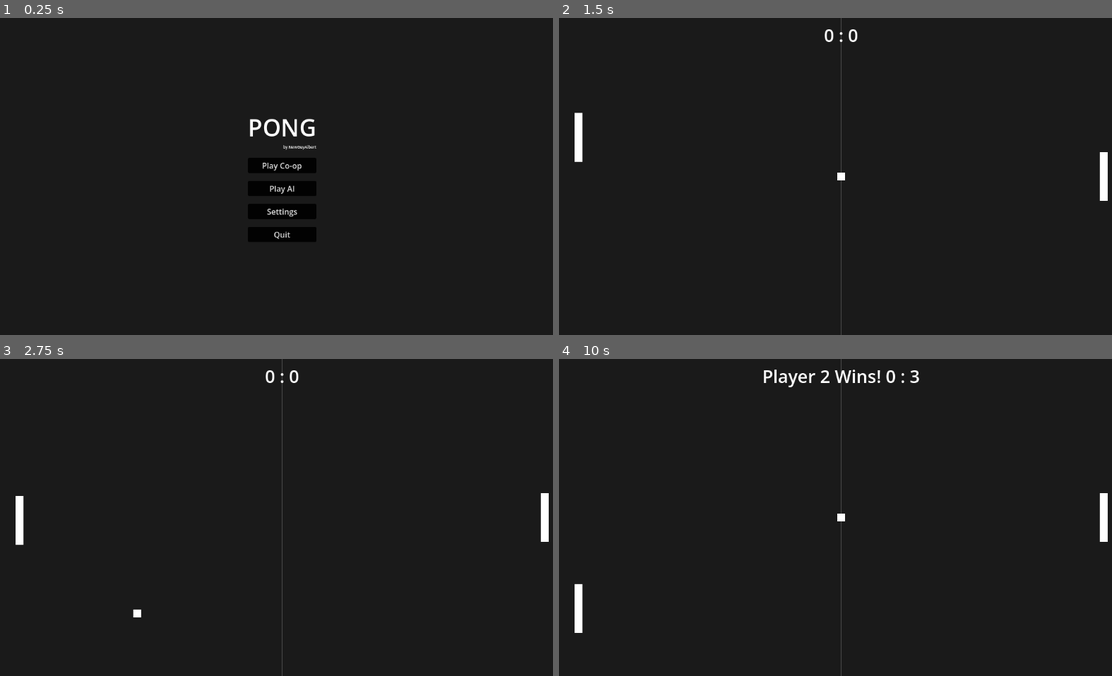
Above: before the commit, frames 1-4 (two rows, left to right).
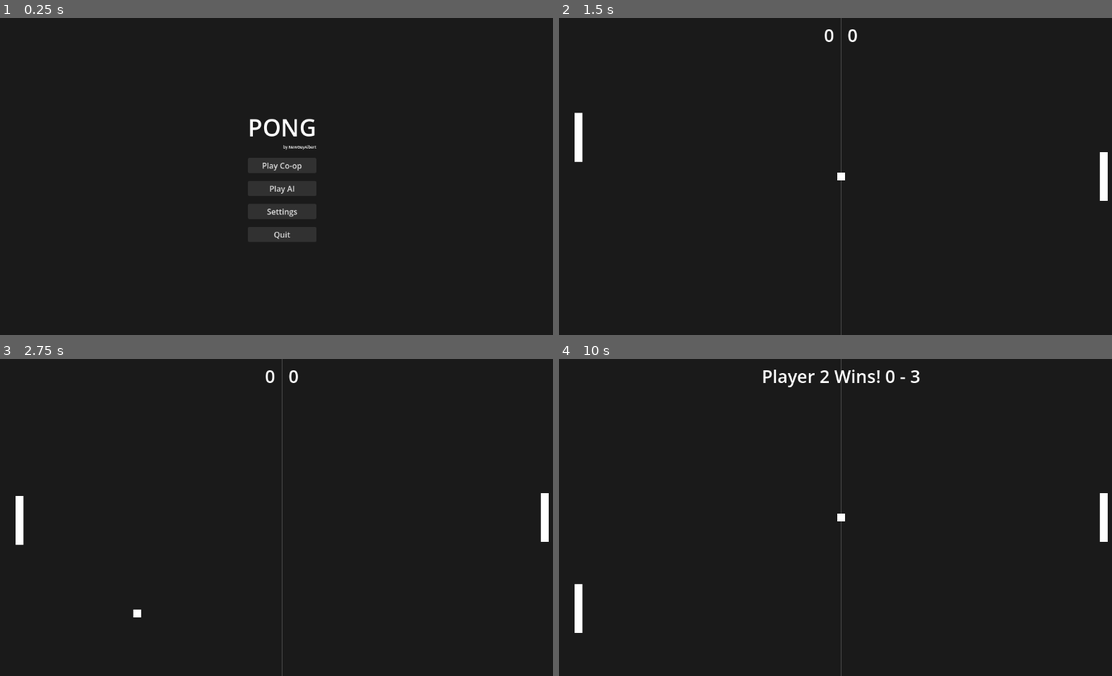
Above: after the commit, the same moments.

Repository: NewGuyAlbert/pong_1
Game: Godot game, scene res://scenes/menu/main_menu.tscn
The game is run twice, just before and just after one commit, with the same random seed, the same clock (stepped at 60 frames per second) and the same inputs.
Inputs:
- Up to frame 1 (0.25 s): no input
- Up to frame 2 (1.5 s): click "Play Co-op" at 0.5 s; tap Enter at 1.25 s; hold W from 1.28 s (still down)
- Up to frame 3 (2.75 s): release W at 2.03 s; hold S from 2.03 s (still down)
- Up to frame 4 (10 s): release S at 2.78 s; hold W 2.78-4.28 s; tap Space at 4.25 s; hold S 4.28-6.53 s; hold W 6.53-8.78 s; hold S from 8.78 s (still down)

The runs differ from the first frame. In frame 1, 2.2% of the frame differs, in the area x 44-58%, y 44-71%; in frame 2, less than 0.1%; in frame 3, less than 0.1%; in frame 4, 0.3%.

Commit message:
refactor: small refactoring

Diff:
--- a/assets/themes/button_normal.tres
+++ b/assets/themes/button_normal.tres
@@ -5,7 +5,7 @@
 content_margin_top = 4.0
 content_margin_right = 4.0
 content_margin_bottom = 4.0
-bg_color = Color(0.003921569, 0.003921569, 0.003921569, 0.9607843)
+bg_color = Color(0.19607843, 0.19607843, 0.19607843, 0.9607843)
 corner_radius_top_left = 3
 corner_radius_top_right = 3
 corner_radius_bottom_right = 3
--- a/scenes/game/game.gd
+++ b/scenes/game/game.gd
@@ -11,11 +11,6 @@
 @onready var score_label: Label = $ScoreLabel
 
 
-# TODO:
-# Add sounds for button hovers and clicks. Make menu interactible with arrow keys and Enter key
-# Make the game work for multiple screen sizes. Also some pixel values are hardcoded
-# Add AI opponent (easy, medium, hard)
-# Make it playable with controllers
 func _ready() -> void:
 	ball.scored.connect(_on_ball_scored)
 
@@ -26,7 +21,7 @@
 	else:
 		score_right += 1
 
-	score_label.text = "%d : %d" % [score_left, score_right]
+	score_label.text = "%d   %d" % [score_left, score_right]
 
 	# Win condition: first to win_score points
 	if score_left >= win_score:
@@ -35,7 +30,7 @@
 		winner = "Player 2"
 
 	if winner != "":
-		score_label.text = "%s Wins! %d : %d" % [winner, score_left, score_right]
+		score_label.text = "%s Wins! %d - %d" % [winner, score_left, score_right]
 		ball.set_physics_process(false)
 		left_paddle.set_physics_process(false)
 		right_paddle.set_physics_process(false)
--- a/scenes/game/game.tscn
+++ b/scenes/game/game.tscn
@@ -38,7 +38,7 @@
 offset_right = 1152.0
 offset_bottom = 60.0
 theme_override_font_sizes/font_size = 36
-text = "0 : 0"
+text = "0   0"
 horizontal_alignment = 1
 
 [node name="Ball" parent="." unique_id=21919213 instance=ExtResource("3_h2yge")]
